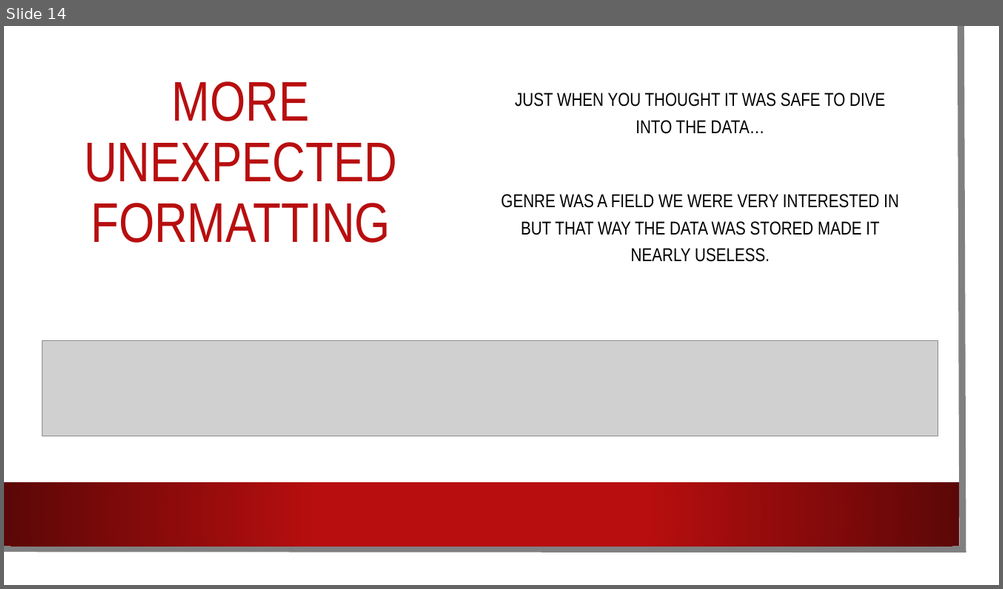
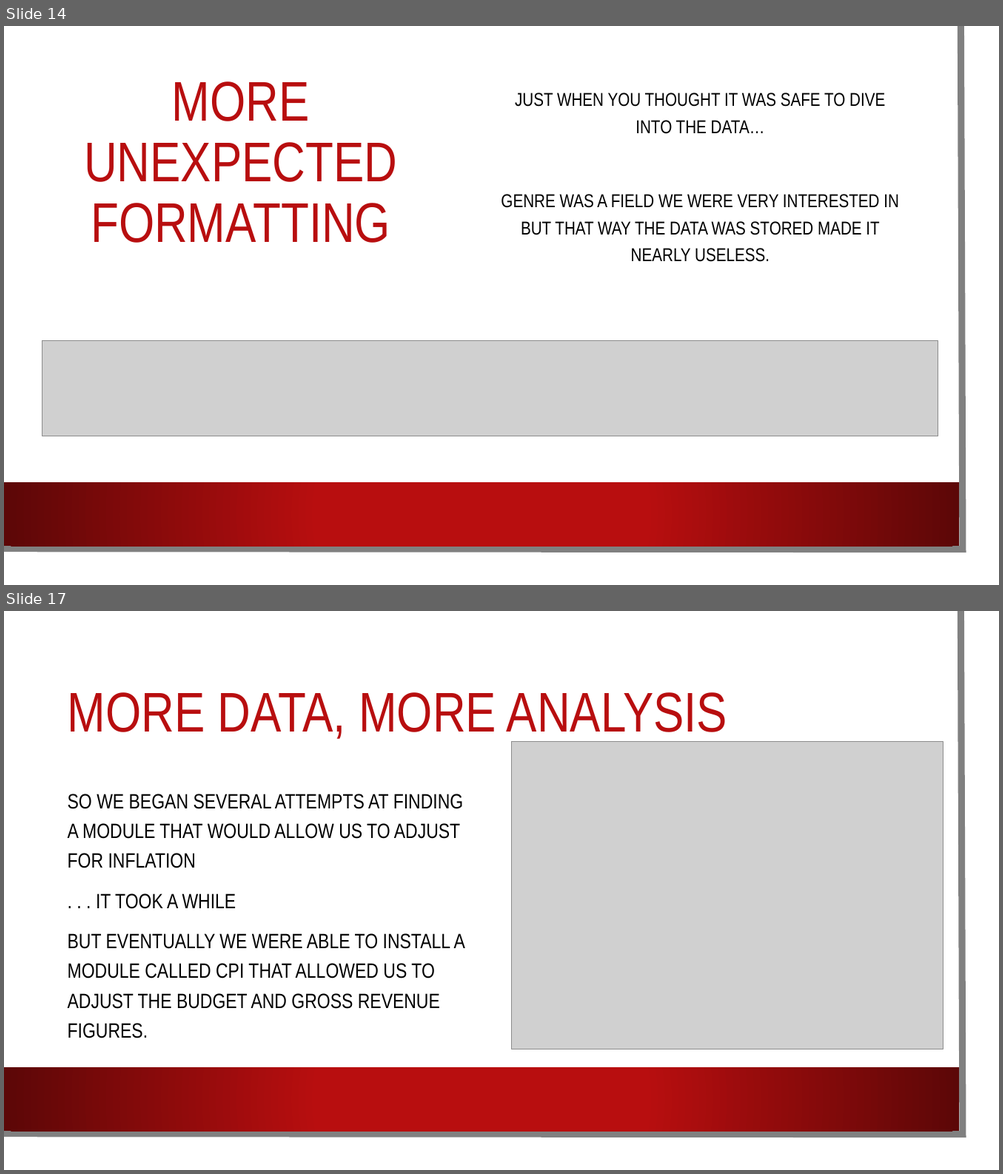
Before and after one commit to mlubin2/Movie_Project, a slide deck: Movie PP.pptx. Shown one above the other, each under a label of ours: slide 14 before the commit, slides 14 and 17 after it; the slides between them are not shown. The pictures are 1003x589 and 1003x1174 pixels, drawn with LibreOffice and Linux fonts; fonts in the diff are those of the drawing; grey boxes stand for pictures; background and template pictures are left out. Boxes give left, top, right and bottom in pixels: in the first picture for what was removed or moved away, otherwise in the second. Text is boxed around its words. In the diff, an @@ line names an element or a change of style, - is before the commit and + after.

```diff
--- a/Movie PP.pptx
+++ b/Movie PP.pptx
@@ slide 17 added at box(4, 611, 999, 1170), background picture (left out); not listed: 3 template elements that a slide beside it also shows @@
@@ title added at box(68, 692, 727, 743), 54 pt, text #B80E0F @@
+MORE DATA, MORE ANALYSIS
@@ picture added at box(512, 741, 942, 1050) @@
@@ text added at box(68, 794, 465, 1039), 20 pt, text #000000 @@
+SO WE BEGAN SEVERAL ATTEMPTS AT FINDING A MODULE THAT WOULD ALLOW US TO ADJUST FOR INFLATION
+. . . IT TOOK A WHILE
+BUT EVENTUALLY WE WERE ABLE TO INSTALL A MODULE CALLED CPI THAT ALLOWED US TO ADJUST THE BUDGET AND GROSS REVENUE FIGURES.
```
Also in this commit, not shown: 10 slides changed, 3 other slides added.
